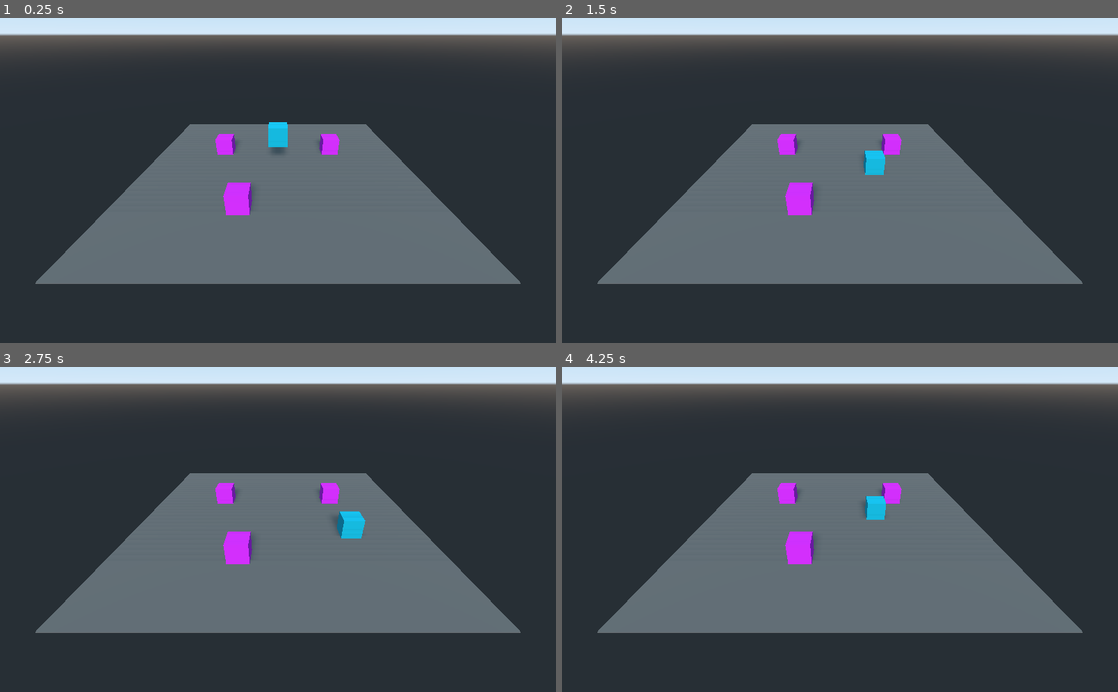
Above: before the commit, frames 1-4 (two rows, left to right).
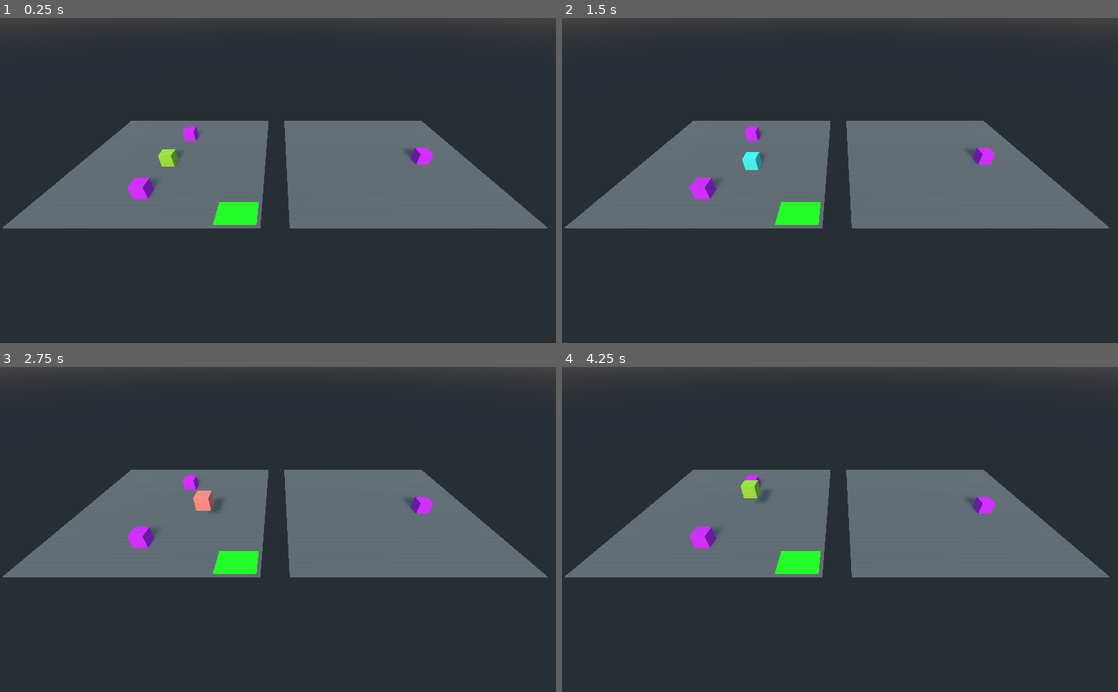
Above: after the commit, the same moments.

Repository: cedmundo/godot-serialization-tutorial
Game: Godot game, scene res://Main.tscn
Two runs of this game, one before a commit and one after it. Both use one fixed random seed, a clock stepped at 60 frames per second and the inputs below.
Inputs:
- Up to frame 1 (0.25 s): no input
- Up to frame 2 (1.5 s): hold D (right) 0.53-1.28 s; tap Q (change_color, bound only after the commit) at 0.6 s; tap Space (jump, bound only after the commit) at 0.77, 0.8, 1.07, 1.35 s; hold S (backward) from 1.28 s (still down)
- Up to frame 3 (2.75 s): tap Space (jump, bound only after the commit) at 1.52, 1.82, 2.3 s; tap Q (change_color, bound only after the commit) at 1.55, 2.1 s; release S (backward) at 2.03 s; hold D (right) from 2.03 s (still down)
- Up to frame 4 (4.25 s): release D (right) at 2.78 s; hold W (forward) 2.78-3.53 s; tap Q (change_color, bound only after the commit) at 2.85 s; tap Space (jump, bound only after the commit) at 3.02, 3.32, 3.6, 3.77, 4.07 s; hold A (left) from 3.53 s (still down); tap F2 (load) at 4.15 s

The runs differ from the first frame. In frame 1, 35% of the frame differs, in the area x 0-100%, y 0-82%; in frame 2, 35%; in frame 3, 35%; in frame 4, 35%.

Commit message:
Add checkpoint and save point

Diff:
--- a/Main.gd
+++ b/Main.gd
@@ -5,7 +5,7 @@
 onready var player := $Player
 
 func _input(event):
-	if event.is_action_pressed("save"):
+	if event.is_action_pressed("save") and player.can_save:
 		print("Guardando partida ...")
 		save_game()
 		print("Partida guardada ...")
@@ -35,6 +35,12 @@
 	var save_file := File.new()
 	assert(save_file.open(file_name, File.READ) != FAILED)
 
+	# Clean current state
+	var persistent_nodes = get_tree().get_nodes_in_group("persist")
+	for node in persistent_nodes:
+		if node.as_resource:
+			node.queue_free()
+
 	while save_file.get_position() < save_file.get_len():
 		var node_data = parse_json(save_file.get_line())
 		if "path" in node_data:
@@ -53,3 +59,22 @@
 	add_child(node)
 	node.global_transform = player.global_transform
 	node.global_transform.origin.y = 5
+
+
+func _on_DeadZone_body_entered(body):
+	if body.has_method("kill"):
+		body.kill()
+
+
+func _on_Player_load_last_game():
+	load_game()
+
+
+func _on_SafeZone_body_entered(body):
+	if body.has_method("set_can_save"):
+		body.set_can_save(true)
+
+
+func _on_SafeZone_body_exited(body):
+	if body.has_method("set_can_save"):
+		body.set_can_save(false)
--- a/Main.tscn
+++ b/Main.tscn
@@ -6,6 +6,9 @@
 
 [sub_resource type="SpatialMaterial" id=1]
 albedo_color = Color( 0.380392, 0.380392, 0.380392, 1 )
+
+[sub_resource type="SpatialMaterial" id=10]
+albedo_color = Color( 0.109804, 0.921569, 0.0823529, 1 )
 
 [sub_resource type="BoxShape" id=2]
 
@@ -21,6 +24,12 @@
 
 [sub_resource type="BoxShape" id=7]
 
+[sub_resource type="BoxShape" id=8]
+extents = Vector3( 100, 1, 100 )
+
+[sub_resource type="BoxShape" id=9]
+extents = Vector3( 2.44035, 1, 2.05986 )
+
 [node name="Main" type="Spatial"]
 script = ExtResource( 2 )
 
@@ -28,20 +37,35 @@
 use_collision = true
 
 [node name="Floor" type="CSGBox" parent="Map"]
+transform = Transform( 1, 0, 0, 0, 1, 0, 0, 0, 1, 16.3622, 0, 0 )
 width = 30.0
 height = 0.1
 depth = 30.0
 material = SubResource( 1 )
+
+[node name="Floor2" type="CSGBox" parent="Map"]
+transform = Transform( 1, 0, 0, 0, 1, 0, 0, 0, 1, -17.0452, 0, 0 )
+width = 30.0
+height = 0.1
+depth = 30.0
+material = SubResource( 1 )
+
+[node name="SafeZoneVisual" type="CSGBox" parent="Map"]
+transform = Transform( 1, 0, 0, 0, 1, 0, 0, 0, 1, -5.09502, 0, 12.6392 )
+width = 5.15468
+height = 0.15
+depth = 3.8445
+material = SubResource( 10 )
 
 [node name="DirectionalLight" type="DirectionalLight" parent="."]
 transform = Transform( 1, 0, 0, 0, 0.807805, 0.58945, 0, -0.58945, 0.807805, 0, 10.0059, 0 )
 shadow_enabled = true
 
 [node name="Camera" type="Camera" parent="."]
-transform = Transform( 1, 0, 0, 0, 0.846509, 0.532374, 0, -0.532374, 0.846509, 0, 13.0455, 23.7508 )
+transform = Transform( 1, 0, 0, 0, 0.788011, 0.615662, 0, -0.615662, 0.788011, 0, 21.0087, 32.8818 )
 
-[node name="Player" type="KinematicBody" parent="."]
-transform = Transform( 1, 0, 0, 0, 1, 0, 0, 0, 1, 0, 5.90837, 0 )
+[node name="Player" type="KinematicBody" parent="." groups=["persist"]]
+transform = Transform( 1, 0, 0, 0, 1, 0, 0, 0, 1, -17.4521, 2.75016, 1.41897 )
 script = ExtResource( 1 )
 
 [node name="CollisionShape" type="CollisionShape" parent="Player"]
@@ -51,8 +75,17 @@
 mesh = SubResource( 3 )
 material/0 = SubResource( 4 )
 
+[node name="SafeZoneLabel" type="Label" parent="Player"]
+margin_left = 20.0
+margin_top = 15.0
+margin_right = 106.0
+margin_bottom = 40.0
+__meta__ = {
+"_edit_use_anchors_": false
+}
+
 [node name="PersistentBox" type="RigidBody" parent="." groups=["persist"]]
-transform = Transform( 1, 0, 0, 0, 1, 0, 0, 0, 1, -6.71631, 1.02626, -4.11504 )
+transform = Transform( 1, 0, 0, 0, 1, 0, 0, 0, 1, -16.3653, 1.02626, -6.89897 )
 script = ExtResource( 3 )
 
 [node name="MeshInstance" type="MeshInstance" parent="PersistentBox"]
@@ -63,7 +96,7 @@
 shape = SubResource( 7 )
 
 [node name="PersistentBox2" type="RigidBody" parent="." groups=["persist"]]
-transform = Transform( 1, 0, 0, 0, 1, 0, 0, 0, 1, -3.39539, 1.02626, 7.62042 )
+transform = Transform( 1, 0, 0, 0, 1, 0, 0, 0, 1, -18.2841, 1.02626, 9.05459 )
 script = ExtResource( 3 )
 
 [node name="MeshInstance" type="MeshInstance" parent="PersistentBox2"]
@@ -74,7 +107,7 @@
 shape = SubResource( 7 )
 
 [node name="PersistentBox3" type="RigidBody" parent="." groups=["persist"]]
-transform = Transform( 1, 0, 0, 0, 1, 0, 0, 0, 1, 6.57504, 1.02626, -4.06644 )
+transform = Transform( 1, 0, 0, 0, 1, 0, 0, 0, 1, 23.1568, 1.02626, 0.971901 )
 script = ExtResource( 3 )
 
 [node name="MeshInstance" type="MeshInstance" parent="PersistentBox3"]
@@ -83,3 +116,21 @@
 
 [node name="CollisionShape" type="CollisionShape" parent="PersistentBox3"]
 shape = SubResource( 7 )
+
+[node name="DeadZone" type="Area" parent="."]
+transform = Transform( 1, 0, 0, 0, 1, 0, 0, 0, 1, 0, -8, 0 )
+
+[node name="CollisionShape" type="CollisionShape" parent="DeadZone"]
+shape = SubResource( 8 )
+
+[node name="SafeZone" type="Area" parent="."]
+transform = Transform( 1, 0, 0, 0, 1, 0, 0, 0, 1, -5.26359, 1.21156, 13.4314 )
+
+[node name="CollisionShape" type="CollisionShape" parent="SafeZone"]
+transform = Transform( 1, 0, 0, 0, 1, 0, 0, 0, 1, 0, 0, -0.708718 )
+shape = SubResource( 9 )
+
+[connection signal="load_last_game" from="Player" to="." method="_on_Player_load_last_game"]
+[connection signal="body_entered" from="DeadZone" to="." method="_on_DeadZone_body_entered"]
+[connection signal="body_entered" from="SafeZone" to="." method="_on_SafeZone_body_entered"]
+[connection signal="body_exited" from="SafeZone" to="." method="_on_SafeZone_body_exited"]
--- a/PersistentObject.gd
+++ b/PersistentObject.gd
@@ -1,13 +1,21 @@
-extends Spatial
+class_name PersistentObject
+extends RigidBody
 
 export(bool) var as_resource := false
 export(String) var resource_name := ""
 
-func encode_vec3(v: Vector3) -> Dictionary:
+onready var original_spawn : Transform = global_transform
+
+static func encode_vec3(v: Vector3) -> Dictionary:
 	return {"x": v.x, "y": v.y, "z": v.z}
 
-func decode_vec3(d: Dictionary) -> Vector3:
+static func decode_vec3(d: Dictionary) -> Vector3:
 	return Vector3(d["x"], d["y"], d["z"])
+
+func _move_to_original_spawn():
+	linear_velocity = Vector3.ZERO
+	angular_velocity = Vector3.ZERO
+	global_transform = original_spawn
 
 func to_data_dict():
 	var data : Dictionary = {
@@ -25,6 +33,7 @@
 	else:
 		data["path"] = get_path()
 
+	original_spawn = global_transform
 	return data
 
 func from_data_dict(data):
@@ -32,3 +41,10 @@
 	global_transform.basis.x = decode_vec3(data["rot"]["x"])
 	global_transform.basis.y = decode_vec3(data["rot"]["y"])
 	global_transform.basis.z = decode_vec3(data["rot"]["z"])
+	original_spawn = global_transform
+
+func kill():
+	if as_resource:
+		queue_free()
+	else:
+		_move_to_original_spawn()
--- a/Player.gd
+++ b/Player.gd
@@ -1,9 +1,31 @@
 extends KinematicBody
+
+signal load_last_game()
 
 export(float) var gravity := 0.98
 export(float) var speed := 5.0
+export(float) var jump_power := 20.0
+export(int) var selected_color := 0
+export(Array, Color) var available_colors := [
+	Color.yellowgreen,
+	Color.turquoise,
+	Color.tan,
+	Color.salmon
+]
 
+var can_save := false
+var as_resource := false
 var velocity := Vector3.ZERO
+onready var mesh_instance := $MeshInstance
+onready var safe_zone_label := $SafeZoneLabel
+
+func _ready():
+	_change_color()
+
+func _change_color():
+	var material = mesh_instance.get_surface_material(0)
+	material.albedo_color = available_colors[selected_color % available_colors.size()]
+	mesh_instance.set_surface_material(0, material)
 
 func _process(_delta):
 	velocity.z = -(Input.get_action_strength("forward") - Input.get_action_strength("backward")) * speed
@@ -11,7 +33,36 @@
 
 	if is_on_floor():
 		velocity.y = -0.1
+		if Input.is_action_just_pressed("jump"):
+			velocity.y = jump_power
 	else:
 		velocity.y -= gravity
 
 	velocity = move_and_slide(velocity, Vector3.UP)
+
+	if Input.is_action_just_pressed("change_color"):
+		selected_color += 1
+		_change_color()
+
+	if can_save:
+		safe_zone_label.text = "Presiona F1 para guardar"
+	else:
+		safe_zone_label.text = ""
+
+func to_data_dict():
+	return {
+		"path": get_path(),
+		"selected_color": selected_color,
+		"pos": PersistentObject.encode_vec3(global_transform.origin)
+	}
+
+func from_data_dict(data):
+	selected_color = data["selected_color"]
+	global_transform.origin = PersistentObject.decode_vec3(data["pos"])
+	_change_color()
+
+func set_can_save(v):
+	can_save = v
+
+func kill():
+	emit_signal("load_last_game")
--- a/project.godot
+++ b/project.godot
@@ -7,6 +7,16 @@
 ;   param=value ; assign values to parameters
 
 config_version=4
+
+_global_script_classes=[ {
+"base": "RigidBody",
+"class": "PersistentObject",
+"language": "GDScript",
+"path": "res://PersistentObject.gd"
+} ]
+_global_script_class_icons={
+"PersistentObject": ""
+}
 
 [application]
 
@@ -51,6 +61,16 @@
 "events": [ Object(InputEventKey,"resource_local_to_scene":false,"resource_name":"","device":0,"alt":false,"shift":false,"control":false,"meta":false,"command":false,"pressed":false,"scancode":16777246,"physical_scancode":0,"unicode":0,"echo":false,"script":null)
  ]
 }
+change_color={
+"deadzone": 0.5,
+"events": [ Object(InputEventKey,"resource_local_to_scene":false,"resource_name":"","device":0,"alt":false,"shift":false,"control":false,"meta":false,"command":false,"pressed":false,"scancode":81,"physical_scancode":0,"unicode":0,"echo":false,"script":null)
+ ]
+}
+jump={
+"deadzone": 0.5,
+"events": [ Object(InputEventKey,"resource_local_to_scene":false,"resource_name":"","device":0,"alt":false,"shift":false,"control":false,"meta":false,"command":false,"pressed":false,"scancode":32,"physical_scancode":0,"unicode":0,"echo":false,"script":null)
+ ]
+}
 
 [physics]
 
Not shown: 1 places in Main.tscn that only renumber resources
